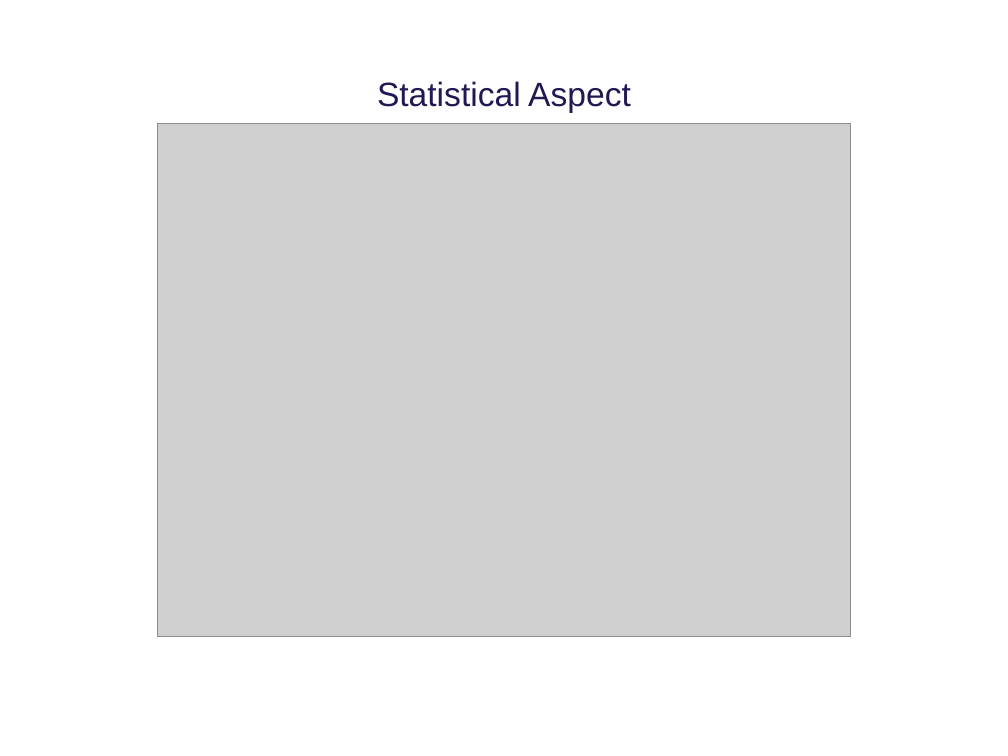
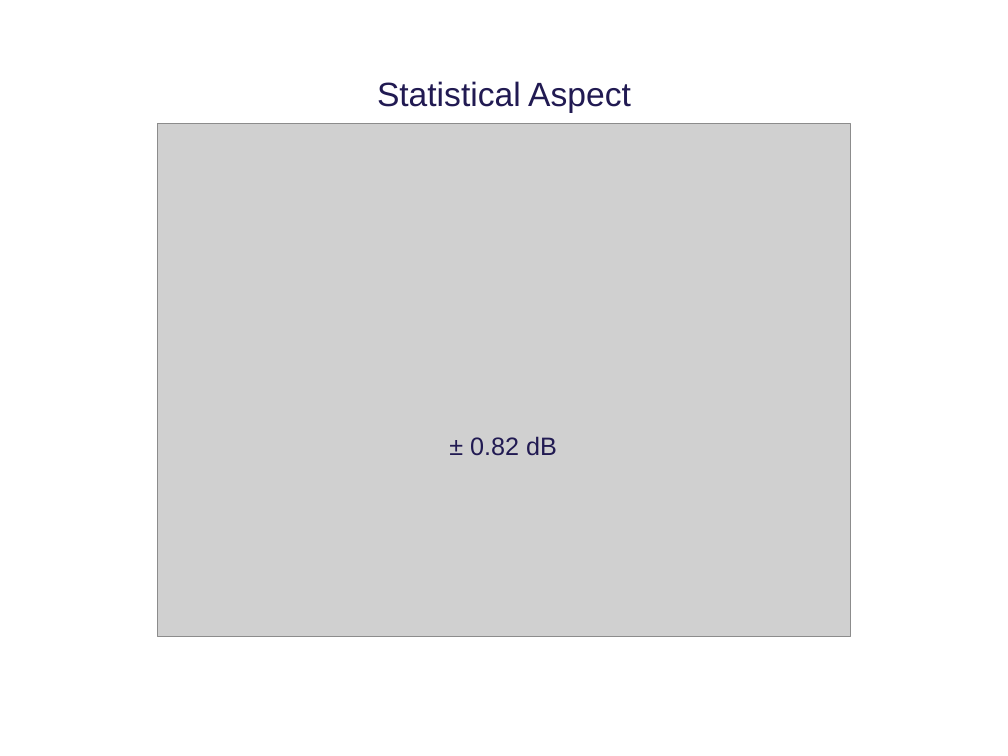
Before and after one commit to tkjj13/P8, a slide deck: slide 9 of ppt/final.pptx. Drawn at 1008x756 pixels with LibreOffice and Linux fonts; fonts in the diff are those of the drawing; grey boxes stand for pictures; background and template pictures are left out. Boxes give left, top, right and bottom in pixels: in the first picture for what was removed or moved away, otherwise in the second. Text is boxed around its words. In the diff, an @@ line names an element or a change of style, - is before the commit and + after.

```diff
--- a/ppt/final.pptx
+++ b/ppt/final.pptx
@@ text added at (470, 436, 557, 455), 18 pt, text #211A52 @@
+± 0.82 dB
```
Also in this commit, not shown: 2 other slides changed.
